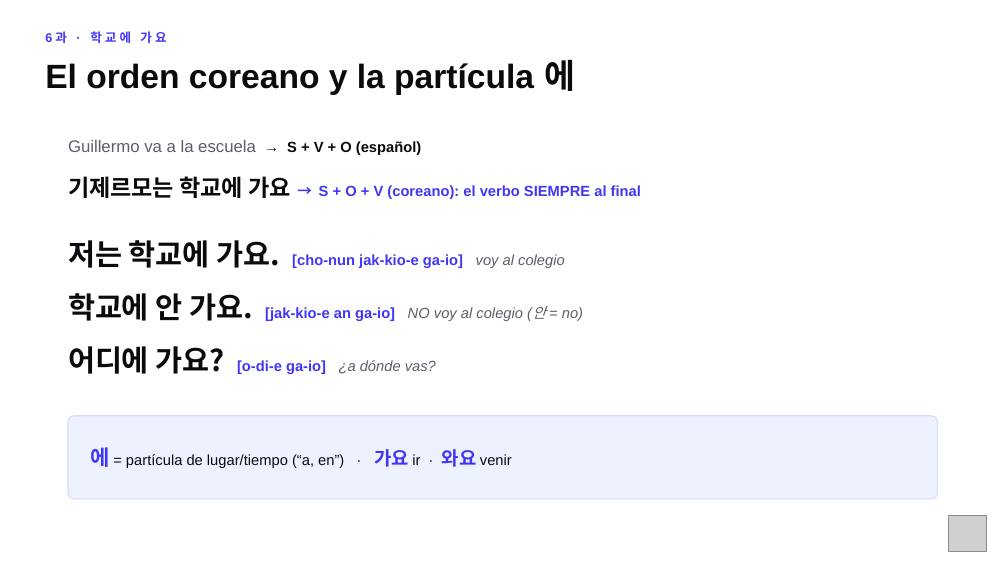
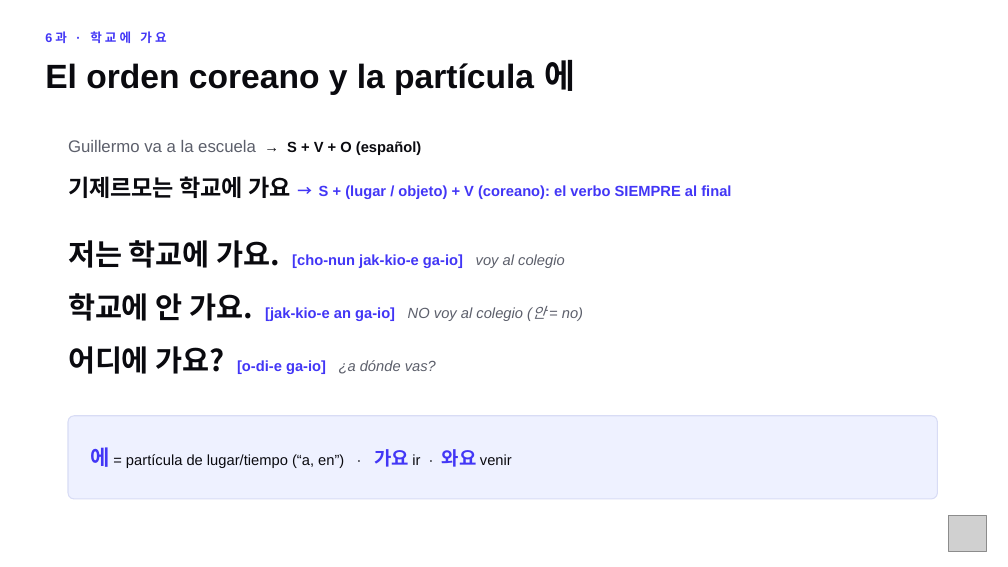
Before and after one commit to academiaseul/ACADEMIASEULWEB, a slide deck: slide 18 of A1_Nivel_1/Repaso_MidTerm_A1.pptx (slide 10 before the commit). Drawn at 1008x567 pixels with LibreOffice and Linux fonts; fonts in the diff are those of the drawing; grey boxes stand for pictures. Boxes give left, top, right and bottom in pixels: in the first picture for what was removed or moved away, otherwise in the second. Text is boxed around its words. In the diff, an @@ line names an element or a change of style, - is before the commit and + after.

```diff
--- a/A1_Nivel_1/Repaso_MidTerm_A1.pptx
+++ b/A1_Nivel_1/Repaso_MidTerm_A1.pptx
@@ text at (x1=68, y1=176, x2=731, y2=199): text changed @@
-기제르모는 학교에 가요 → S + O + V (coreano): el verbo SIEMPRE al final
+기제르모는 학교에 가요 → S + (lugar / objeto) + V (coreano): el verbo SIEMPRE al final
```
Also in this commit, not shown: 13 other slides changed, 14 slides added, 3 other files.
